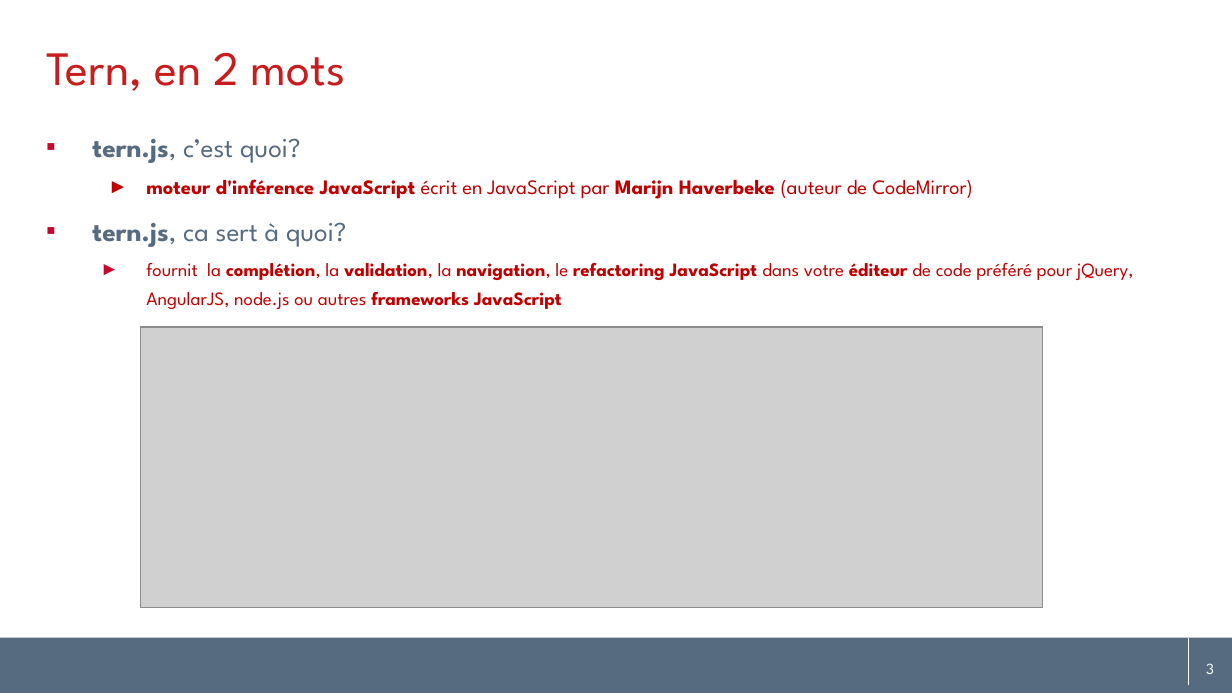
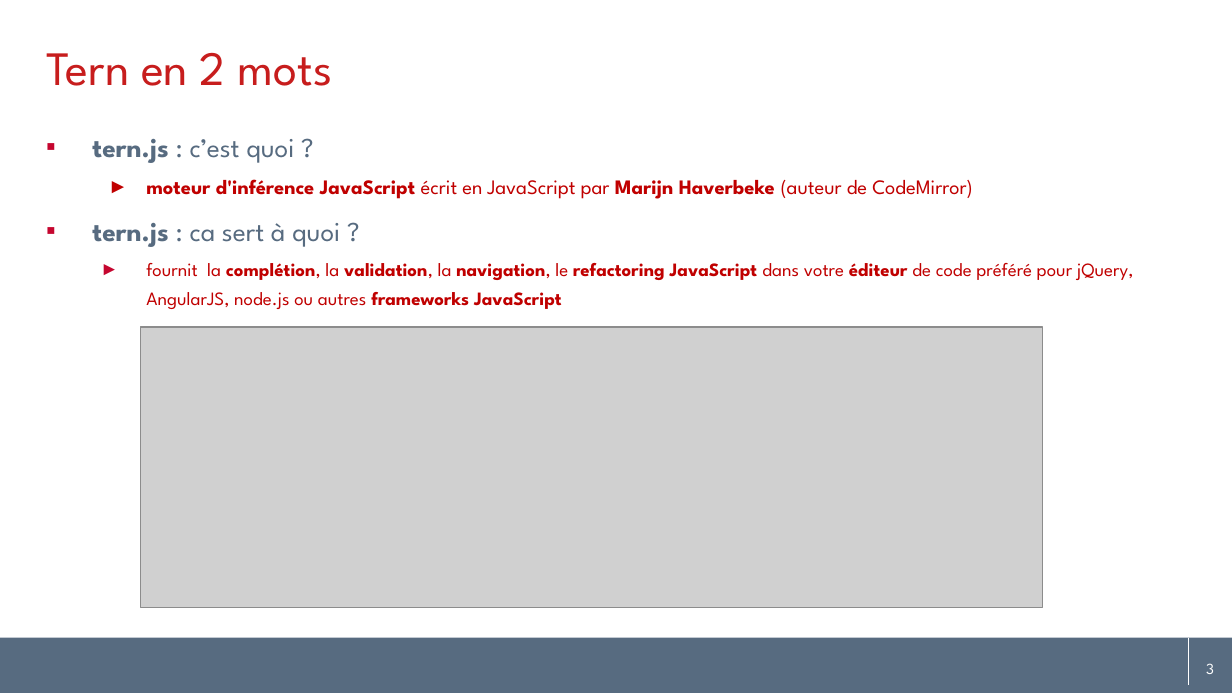
Before and after one commit to angelozerr/tern.java, a slide deck: slide 3 of docs/tern.java_fr.pptx. Drawn at 1232x693 pixels with LibreOffice and Linux fonts; fonts in the diff are those of the drawing; grey boxes stand for pictures; background and template pictures are left out. Boxes give left, top, right and bottom in pixels: in the first picture for what was removed or moved away, otherwise in the second. Text is boxed around its words. In the diff, an @@ line names an element or a change of style, - is before the commit and + after.

```diff
--- a/docs/tern.java_fr.pptx
+++ b/docs/tern.java_fr.pptx
@@ title at <box>46,53,333,86</box>: text changed @@
-Tern, en 2 mots
+Tern en 2 mots
@@ text at <box>92,139,294,163</box>: text changed @@
-▪ tern.js, c’est quoi?
+▪ tern.js : c’est quoi ?
@@ text at <box>92,223,340,247</box>: text changed @@
-▪ tern.js, ca sert à quoi?
+▪ tern.js : ca sert à quoi ?
```
Also in this commit, not shown: 23 other slides changed, 1 other file.
